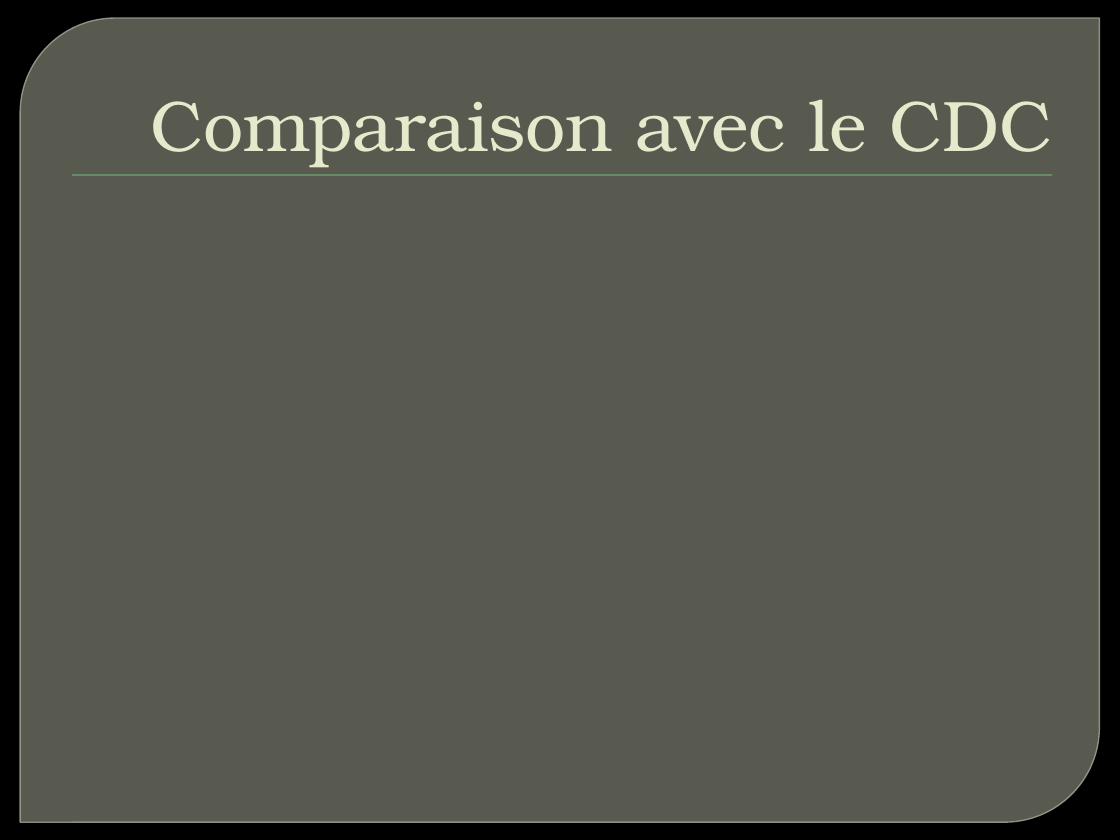
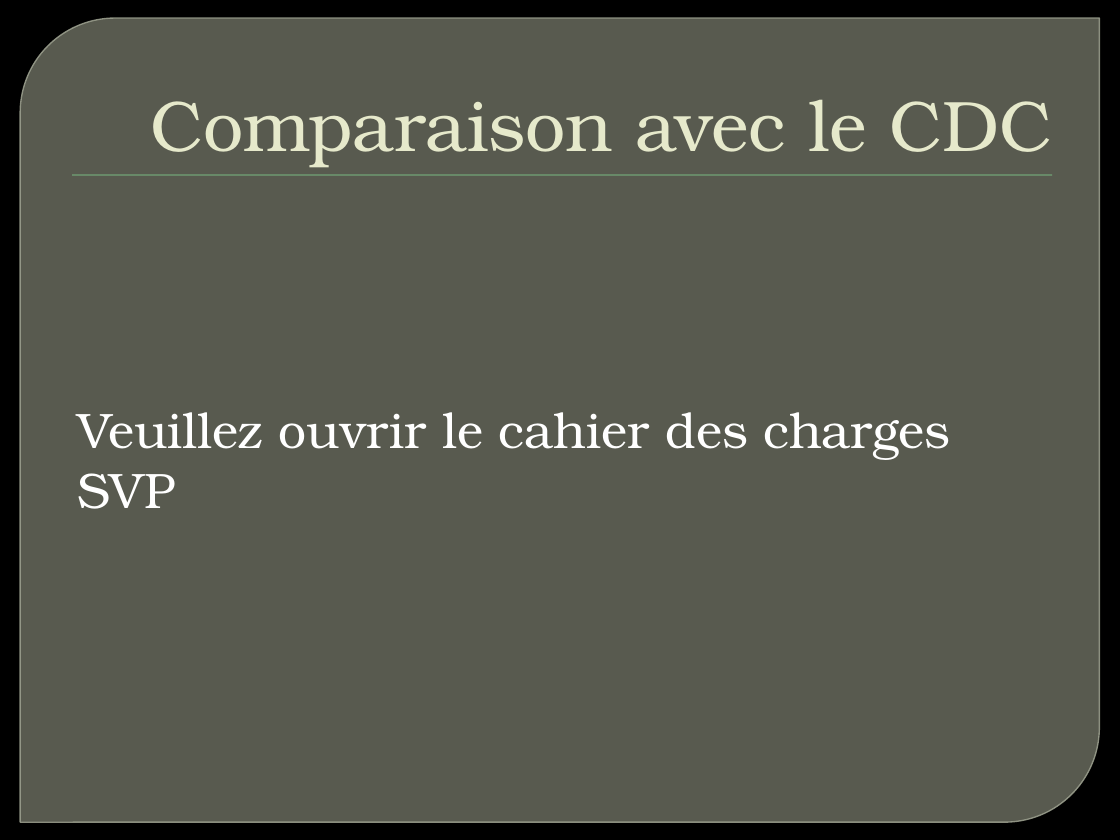
Before and after one commit to maresc-g/linumon, a slide deck: slide 6 of pfa.pptx (slide 5 before the commit). Drawn at 1120x840 pixels with LibreOffice and Linux fonts; fonts in the diff are those of the drawing; background and template pictures are left out. Boxes give left, top, right and bottom in pixels: in the first picture for what was removed or moved away, otherwise in the second. Text is boxed around its words. In the diff, an @@ line names an element or a change of style, - is before the commit and + after.

```diff
--- a/pfa.pptx
+++ b/pfa.pptx
@@ text added at (77, 412, 951, 509), 32 pt, text #FFFFFF @@
+Veuillez ouvrir le cahier des charges SVP
```
Also in this commit, not shown: 3 other slides changed, 4 slides added, 3 slides removed.
